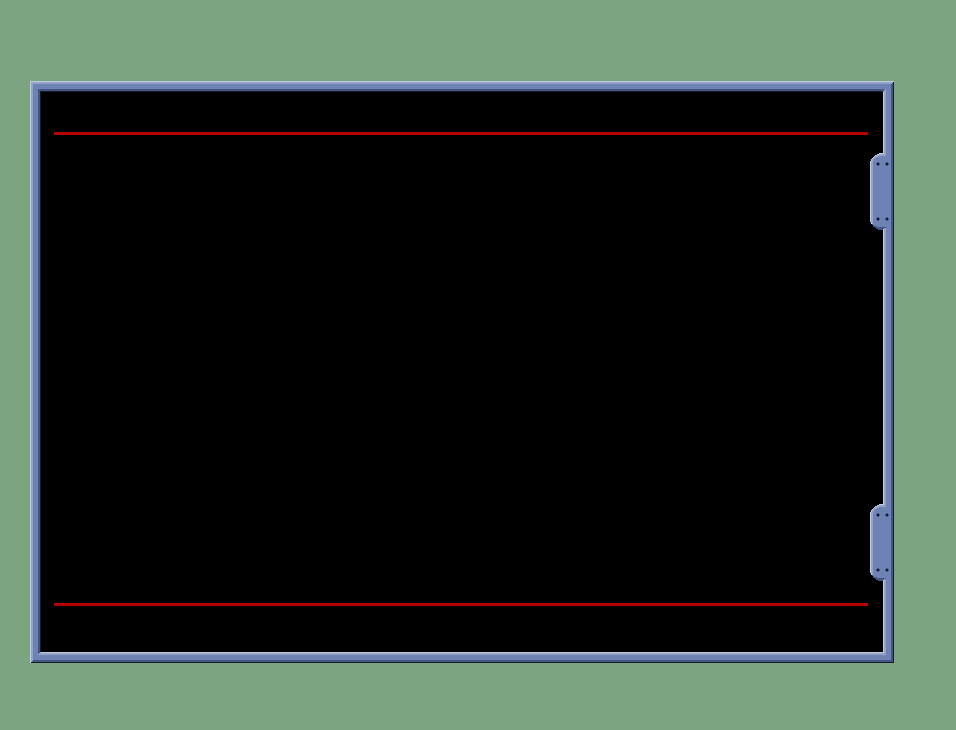
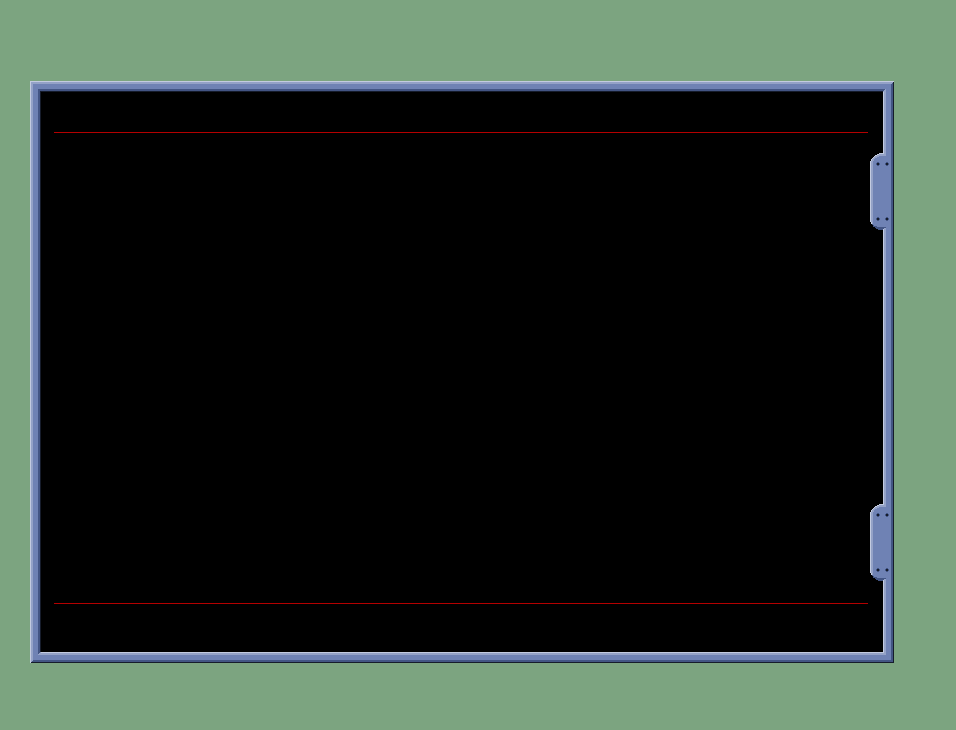
Before/after of a w=956, h=730 layered artwork. What changed in the layer stack:
painted on "markings" over [54, 133, 868, 606]
